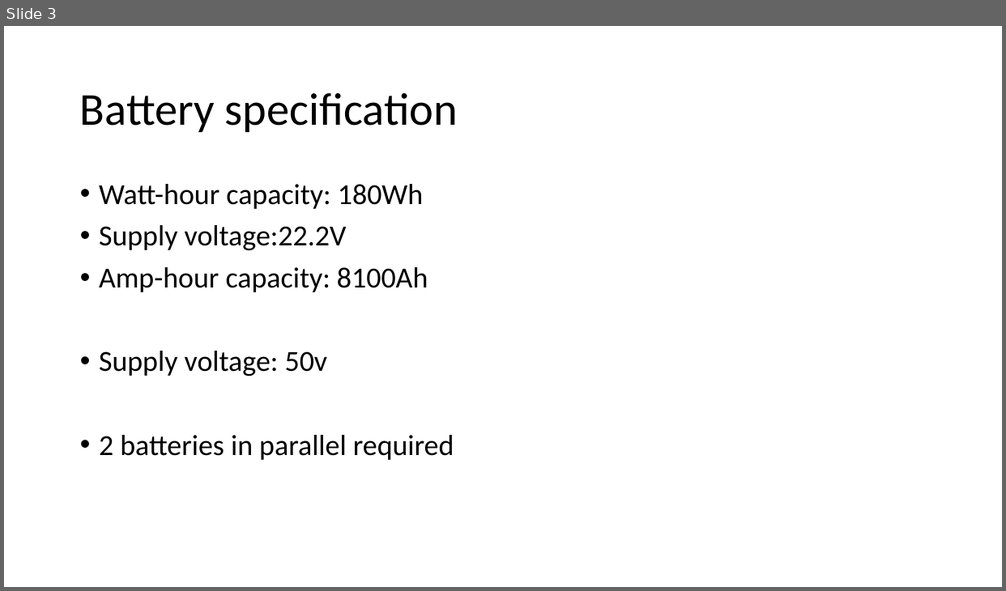
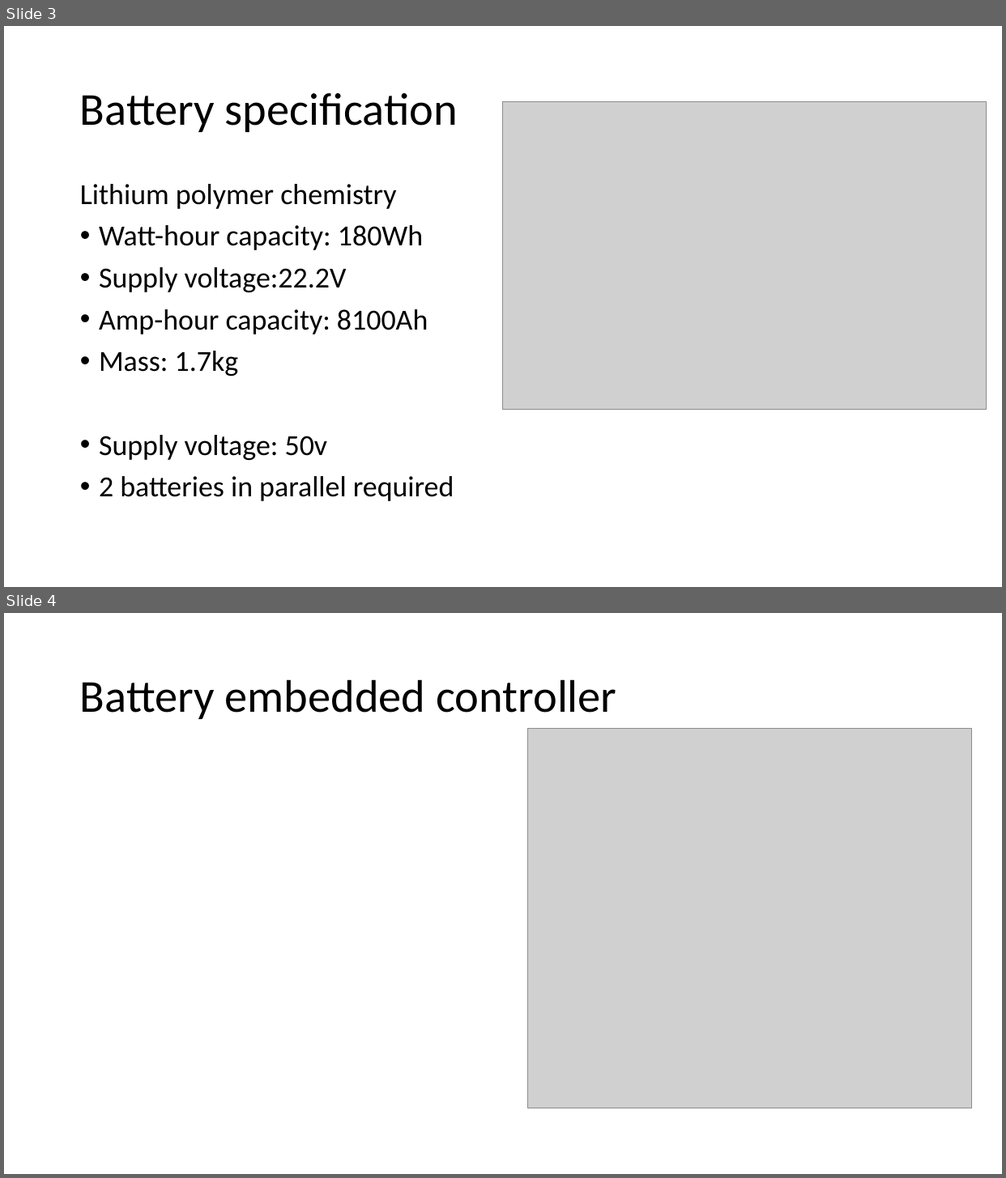
Before and after one commit to Ionsto/L2-DESIGN, a slide deck: PRESENTATION/Battery.pptx. Shown one above the other, each under a label of ours: slide 3 before the commit, slides 3 and 4 after it. The pictures are 1006x591 and 1006x1178 pixels, drawn with LibreOffice and Linux fonts; fonts in the diff are those of the drawing; grey boxes stand for pictures. Boxes give left, top, right and bottom in pixels: in the first picture for what was removed or moved away, otherwise in the second. Text is boxed around its words. In the diff, an @@ line names an element or a change of style, - is before the commit and + after.

Commit message:
Updated battery presentation

```diff
--- a/PRESENTATION/Battery.pptx
+++ b/PRESENTATION/Battery.pptx
@@ slide 4 added at (4,613,1002,1174), background #FFFFFF @@
@@ title added at (80,679,616,719), 44 pt, text #000000 @@
+Battery embedded controller
@@ picture added at (528,728,971,1109) @@
@@ slide 3 changed as well @@
@@ picture added at (503,102,987,410) @@
@@ text at (80,184,396,209): paragraph added @@
+Lithium polymer chemistry
@@ text at (99,351,239,376): paragraph added @@
+• Mass: 1.7kg
```
Also in this commit, not shown: 1 other slide changed, 3 other slides added.
